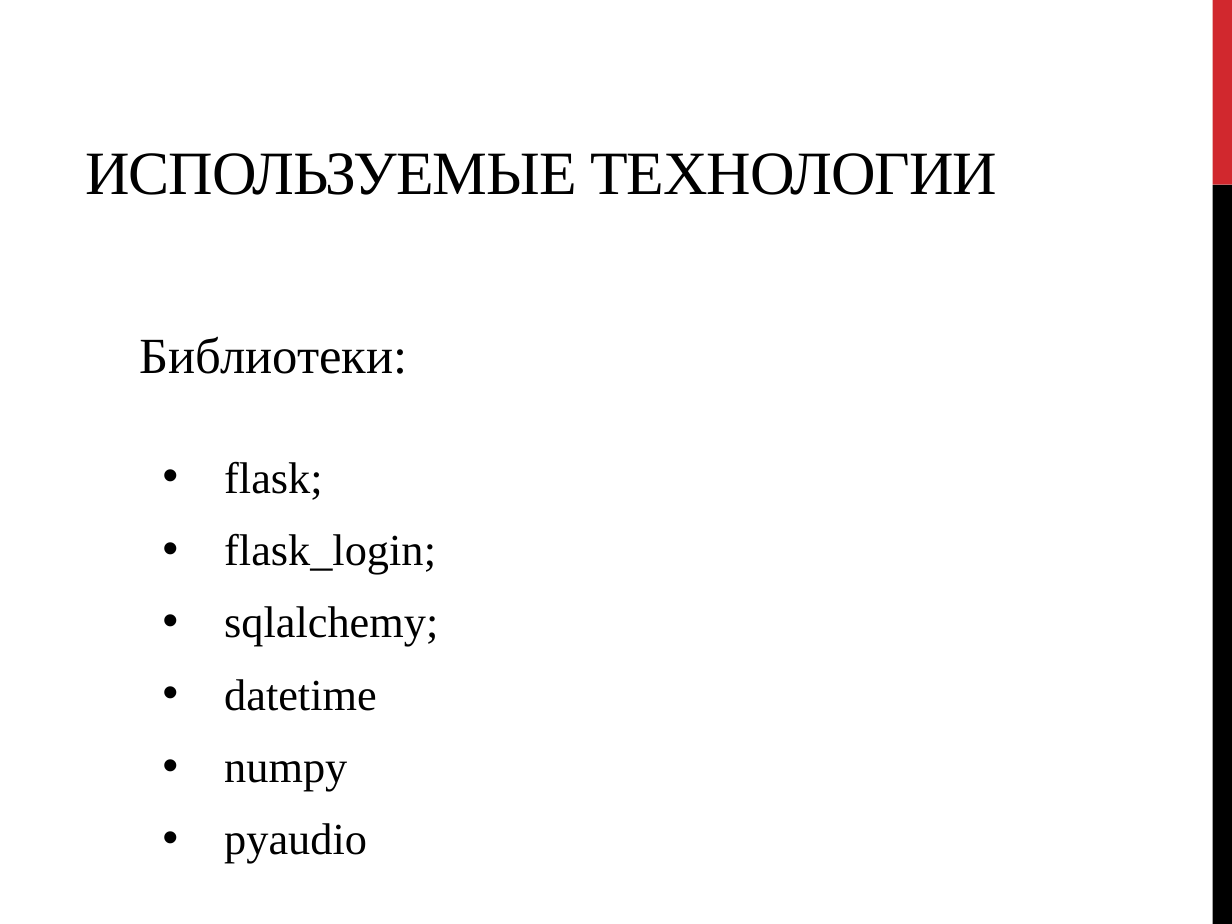
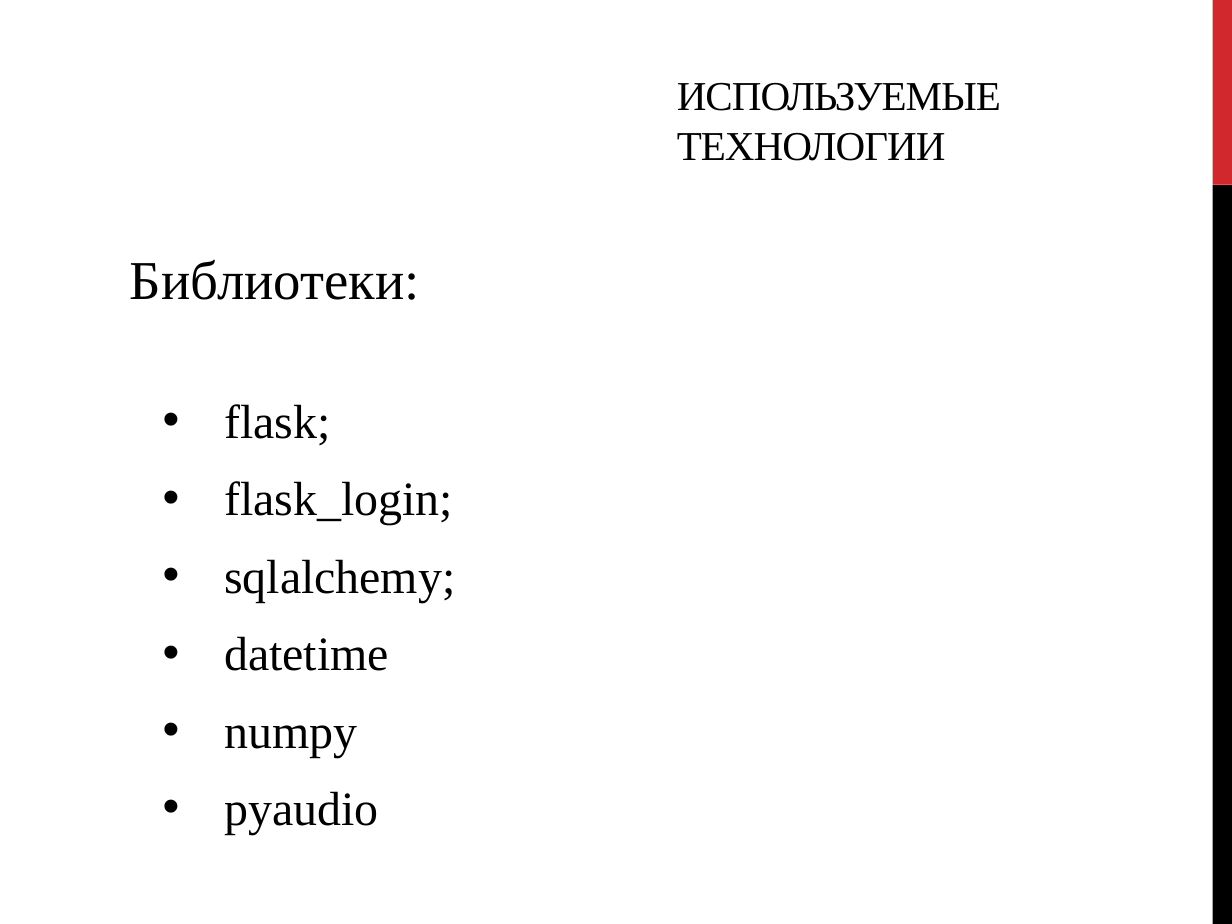
Before and after one commit to 1-Inna-1/project_web, a slide deck: slide 2 of web.pptx. Drawn at 1232x924 pixels with LibreOffice and Linux fonts; fonts in the diff are those of the drawing. Boxes give left, top, right and bottom in pixels: in the first picture for what was removed or moved away, otherwise in the second. Text is boxed around its words. In the diff, an @@ line names an element or a change of style, - is before the commit and + after.

```diff
--- a/web.pptx
+++ b/web.pptx
@@ title "ИСПОЛЬЗУЕМЫЕ ТЕХНОЛОГИИ": place and size @@
-title "ИСПОЛЬЗУЕМЫЕ ТЕХНОЛОГИИ" at (85, 153, 997, 195)
+title "ИСПОЛЬЗУЕМЫЕ ТЕХНОЛОГИИ" at (677, 82, 1001, 161)
@@ title "ИСПОЛЬЗУЕМЫЕ ТЕХНОЛОГИИ" at (677, 82, 1001, 161): size 36 to 24 pt @@
@@ text "Библиотеки:": place and size @@
-text "Библиотеки:" at (140, 336, 408, 374)
+text "Библиотеки:" at (130, 259, 420, 300)
@@ text "Библиотеки:" at (130, 259, 420, 300): size 29.6 to 32 pt @@
@@ text "flask;": place and size @@
-text "flask;" at (224, 461, 438, 863)
+text "flask;" at (224, 404, 455, 835)
@@ text "flask;" at (224, 404, 455, 835): size 25.9 to 28 pt @@
```
Also in this commit, not shown: 5 other slides changed, 1 other file.
